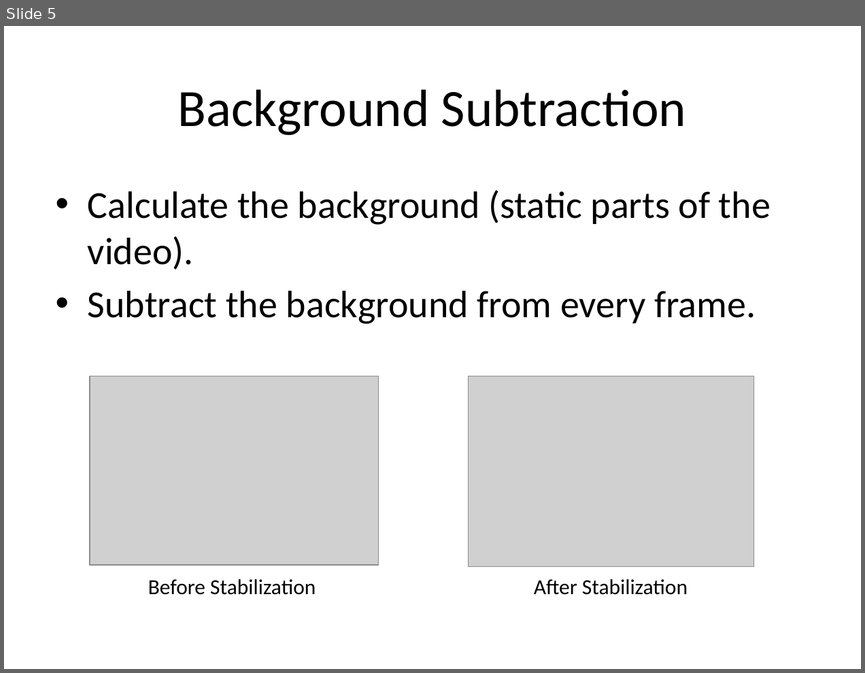
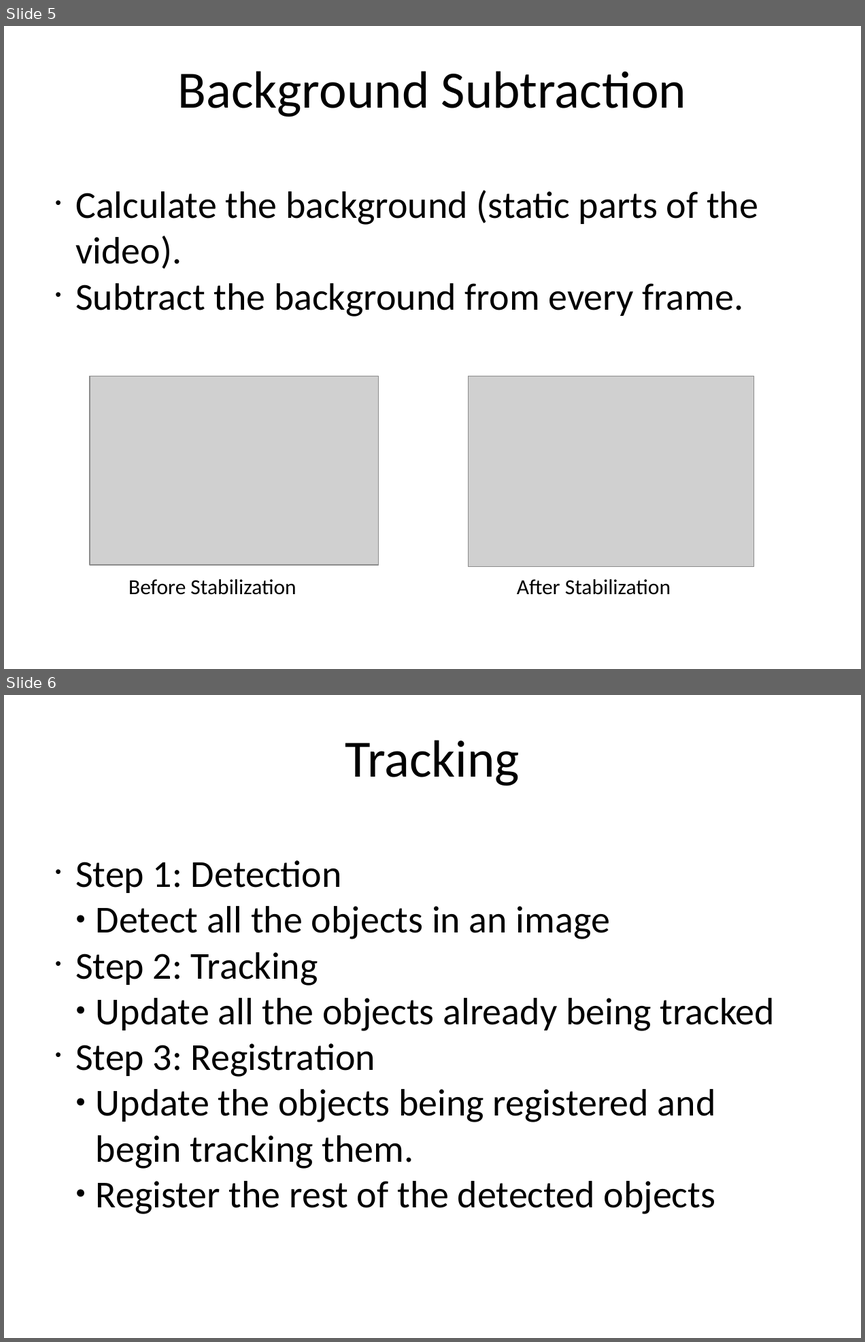
Before and after one commit to shangma/ComputerVisionFinalProject, a slide deck: Final Project.pptx. Shown one above the other, each under a label of ours: slide 5 before the commit, slides 5 and 6 after it. The pictures are 865x673 and 865x1342 pixels, drawn with LibreOffice and Linux fonts; fonts in the diff are those of the drawing; grey boxes stand for pictures. Boxes give left, top, right and bottom in pixels: in the first picture for what was removed or moved away, otherwise in the second. Text is boxed around its words. In the diff, an @@ line names an element or a change of style, - is before the commit and + after.

```diff
--- a/Final Project.pptx
+++ b/Final Project.pptx
@@ slide 6 added at [4, 695, 861, 1338], background #FFFFFF @@
@@ text added at [345, 740, 519, 786], 44 pt, text #000000 @@
+Tracking
@@ text added at [75, 860, 775, 1214], 32 pt, text #000000 @@
+• Step 1: Detection
+  ● Detect all the objects in an image
+• Step 2: Tracking
+  ● Update all the objects already being tracked
+• Step 3: Registration
+  ● Update the objects being registered and begin tracking them.
+  ● Register the rest of the detected objects
@@ slide 5 changed as well @@
@@ text "Background Subtraction" at [178, 71, 686, 117]: vertical alignment middle to top @@
@@ text "Calculate the background (static parts ..." at [75, 190, 758, 316]: indent changed; less space between paragraphs @@
@@ text "Before Stabilization": place and size @@
-text "Before Stabilization" at [148, 579, 315, 594]
+text "Before Stabilization" at [128, 579, 296, 594]
@@ text "After Stabilization": place and size @@
-text "After Stabilization" at [534, 579, 687, 594]
+text "After Stabilization" at [517, 579, 670, 594]
```
Also in this commit, not shown: 6 other slides changed, 1 slide removed, 2 other files.
